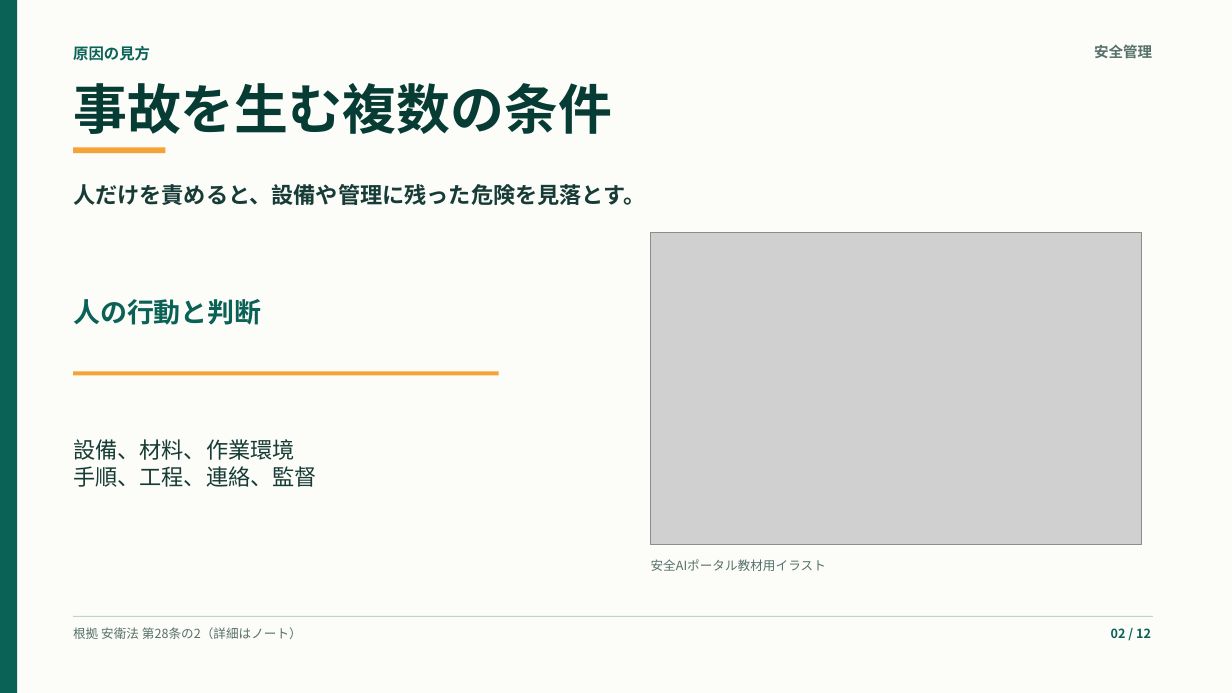
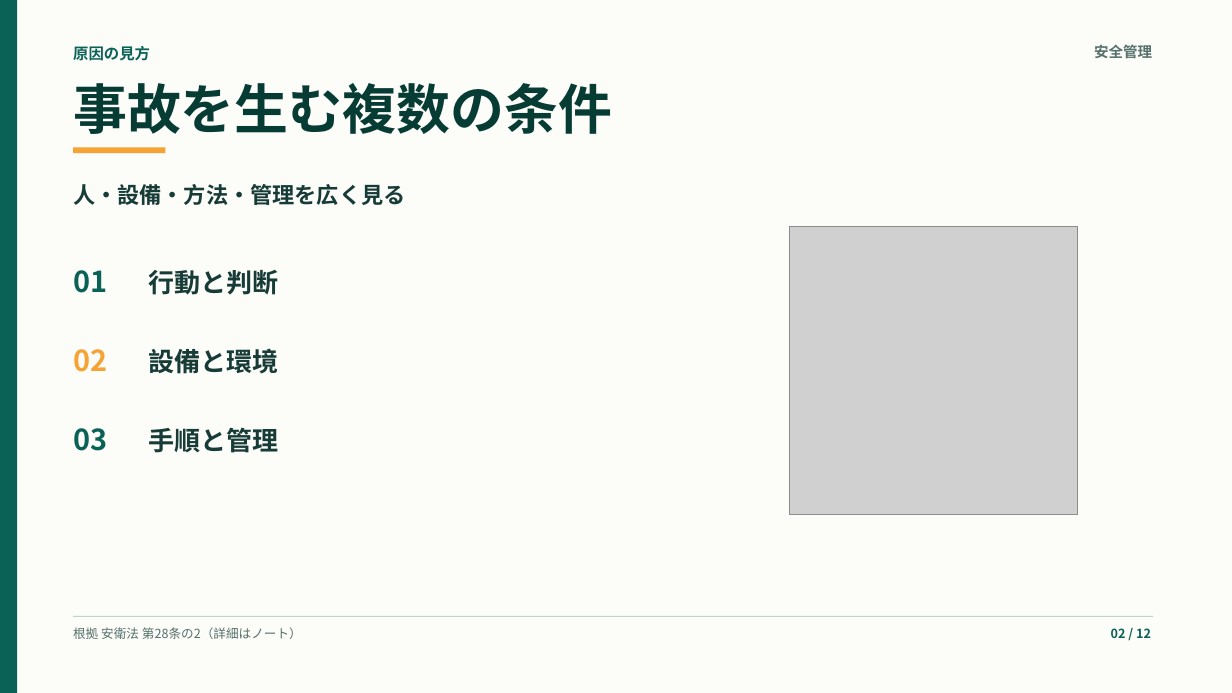
Before and after one commit to kameking-lab/safe-ai-site, a slide deck: slide 2 of web/public/training/safety-seminars/safety-management-basics-osh-law/downloads/safety-management-basics-osh-law-training.pptx. Drawn at 1232x693 pixels with LibreOffice and Linux fonts; fonts in the diff are those of the drawing; grey boxes stand for pictures. Boxes give left, top, right and bottom in pixels: in the first picture for what was removed or moved away, otherwise in the second. Text is boxed around its words. In the diff, an @@ line names an element or a change of style, - is before the commit and + after.

```diff
--- a/web/public/training/safety-seminars/safety-management-basics-osh-law/downloads/safety-management-basics-osh-law-training.pptx
+++ b/web/public/training/safety-seminars/safety-management-basics-osh-law/downloads/safety-management-basics-osh-law-training.pptx
@@ text at box(73, 184, 405, 205): text changed @@
-人だけを責めると、設備や管理に残った危険を見落とす。
+人・設備・方法・管理を広く見る
@@ picture: place and size @@
-picture at box(651, 233, 1141, 545)
+picture at box(789, 226, 1078, 515)
@@ text added at box(73, 270, 107, 293), 22.5 pt, text #0A6257, bold @@
+01
@@ text at box(148, 270, 278, 295): text changed; size 21 to 20.3 pt; text colour #0A6257 to #173B36 @@
-人の行動と判断
+行動と判断
@@ text added at box(73, 349, 107, 372), 22.5 pt, text #F6A234, bold @@
+02
@@ text added at box(148, 348, 278, 374), 20.3 pt, text #173B36, bold @@
+設備と環境
@@ rectangle removed at box(73, 372, 498, 375) @@
@@ text removed at box(73, 439, 317, 487) @@
-設備、材料、作業環境
-手順、工程、連絡、監督
@@ text added at box(73, 428, 107, 451), 22.5 pt, text #0A6257, bold @@
+03
@@ text added at box(148, 427, 278, 453), 20.3 pt, text #173B36, bold @@
+手順と管理
@@ text removed at box(651, 559, 826, 571) @@
-安全AIポータル教材用イラスト
```
Also in this commit, not shown: 11 other slides changed, 14 other files.
